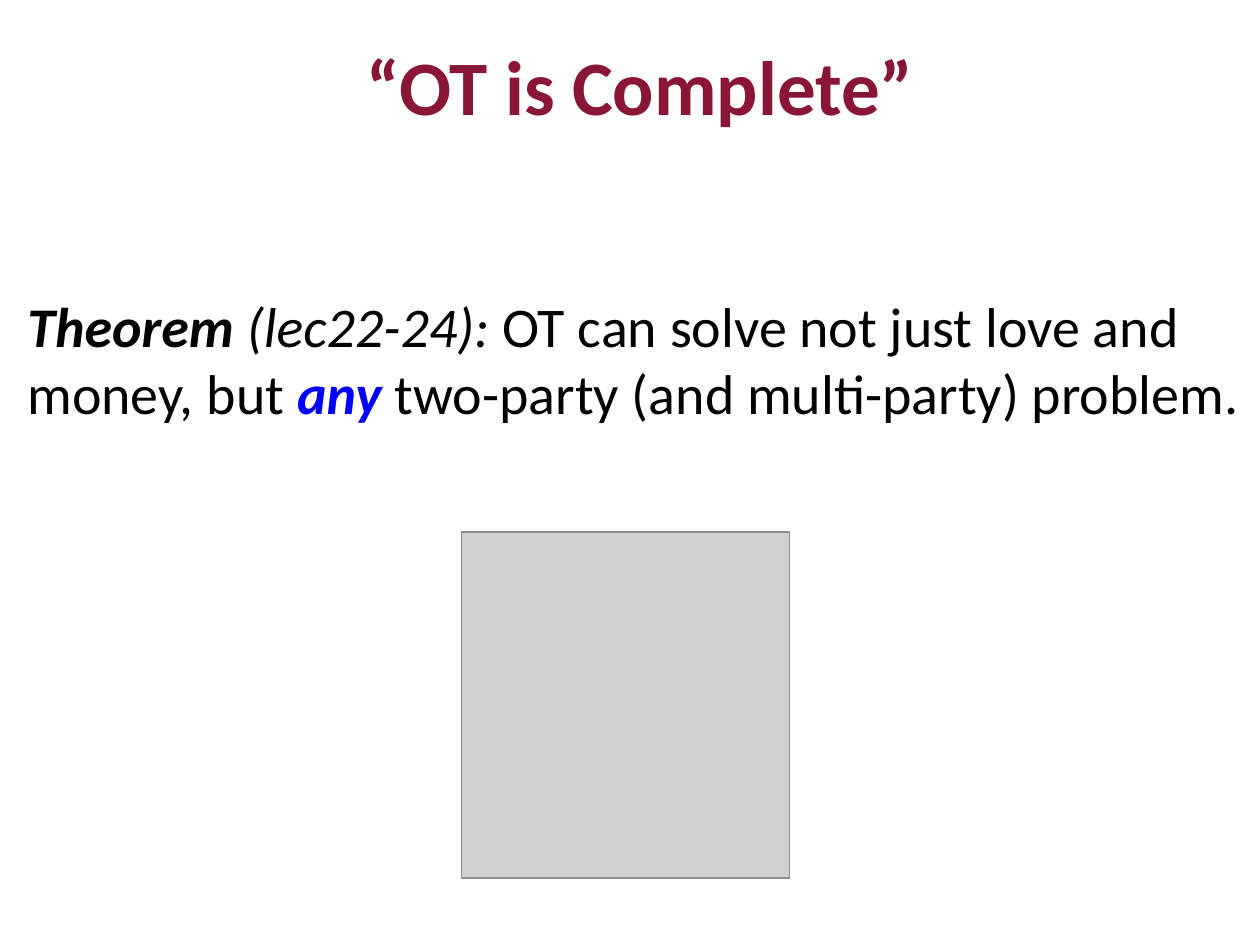
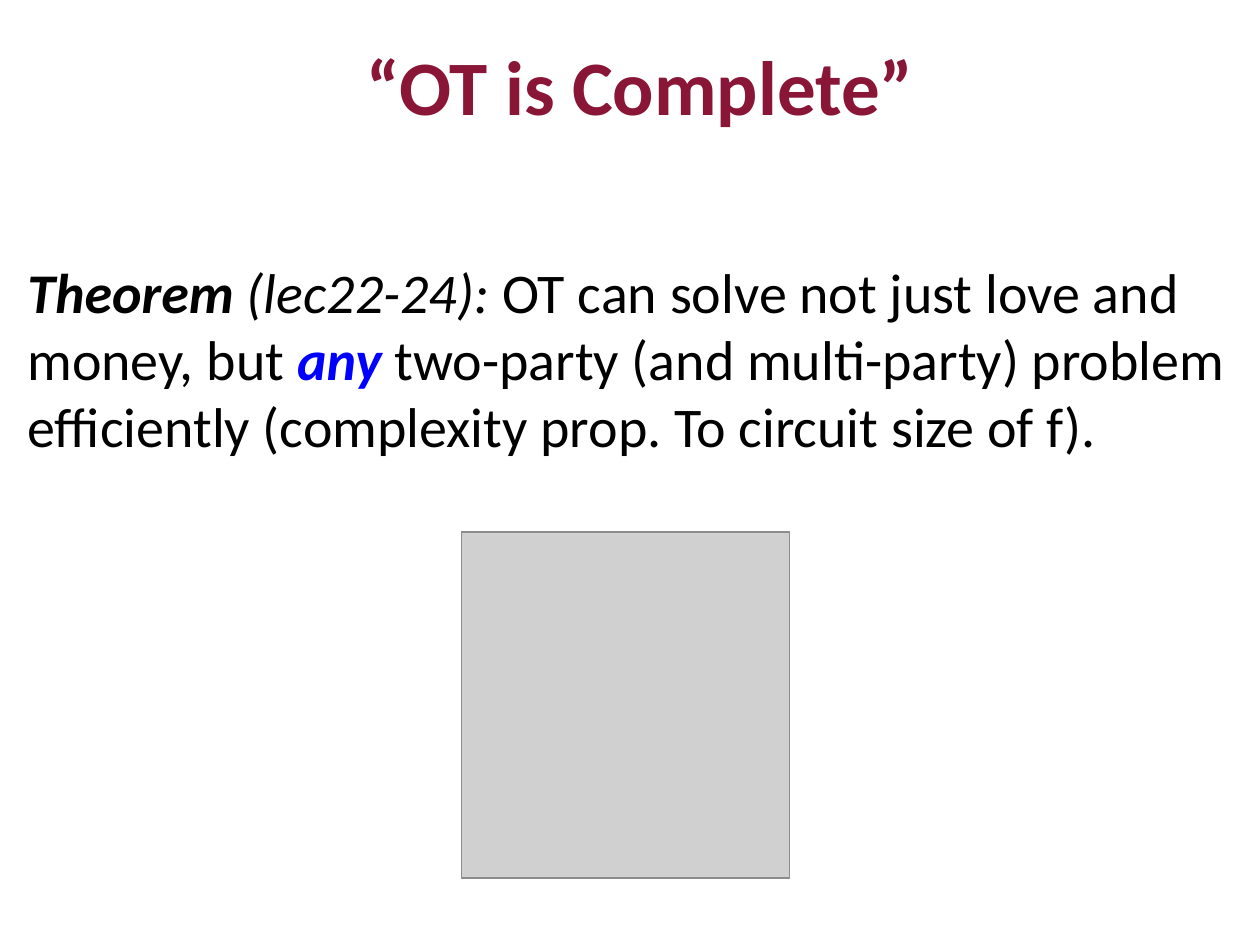
Before and after one commit to mit6875/mit6875.github.io, a slide deck: slide 13 of FA22SLIDES/lec21.pptx. Drawn at 1260x945 pixels with LibreOffice and Linux fonts; fonts in the diff are those of the drawing; grey boxes stand for pictures. Boxes give left, top, right and bottom in pixels: in the first picture for what was removed or moved away, otherwise in the second. Text is boxed around its words. In the diff, an @@ line names an element or a change of style, - is before the commit and + after.

Commit message:
uploaded new 21 slides

```diff
--- a/FA22SLIDES/lec21.pptx
+++ b/FA22SLIDES/lec21.pptx
@@ text at (27, 272, 1224, 456): text changed @@
-Theorem (lec22-24): OT can solve not just love and money, but any two-party (and multi-party) problem.
+Theorem (lec22-24): OT can solve not just love and money, but any two-party (and multi-party) problem efficiently (complexity prop. To circuit size of f).
```
Also in this commit, not shown: 14 slides added, 10 slides removed, 1 other file.
